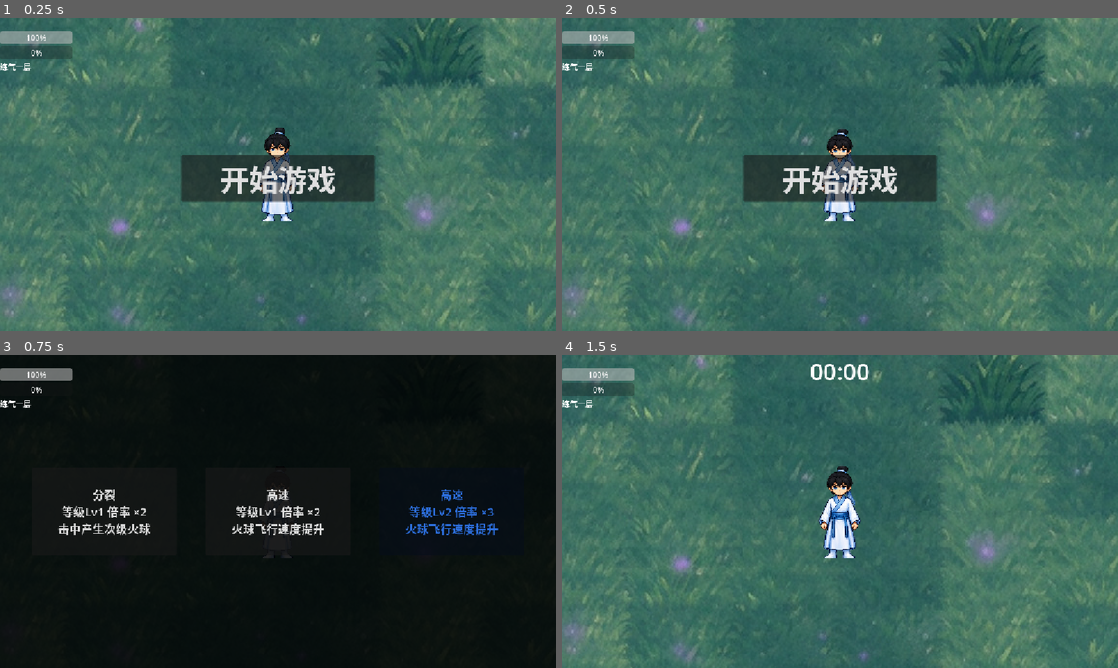
Above: before the commit, frames 1-4 (two rows, left to right).
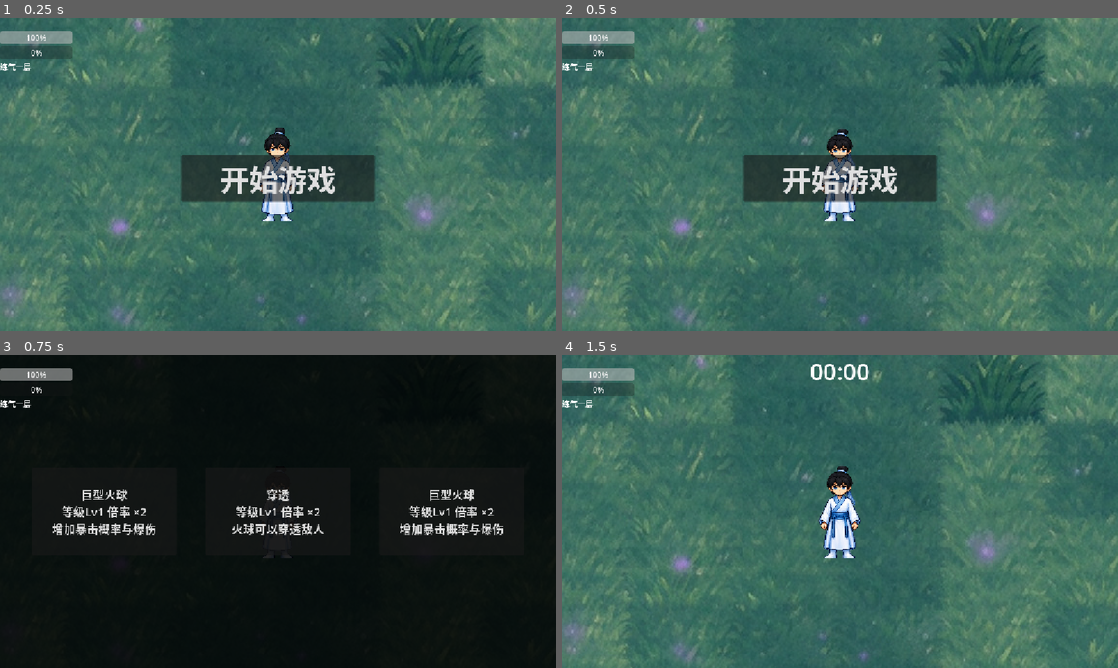
Above: after the commit, the same moments.

Repository: 13645264864/lingjiechuanshuo
Game: Godot game, scene res://main.tscn
Two runs of this game, one before a commit and one after it. Both use one fixed random seed, a clock stepped at 60 frames per second and the inputs below.
Inputs (mouse positions are in pixels of both pictures, inside the frame that each line leads up to):
- Up to frame 1 (0.25 s): no input
- Up to frame 2 (0.5 s): no input
- Up to frame 3 (0.75 s): click "开始游戏" at 0.5 s
- Up to frame 4 (1.5 s): click (667, 511) at 1.25 s, where only the run before the commit has a clickable "分裂 等级Lv1 倍率 ×2 击中产生次级火球"

Frames 1-2 are identical in both runs. In frame 3, 2.0% of the frame differs, in the area x 9-91%, y 42-58%; in frame 4, nothing differs.
Error before the commit: Invalid access of index '4' on a base object of type: 'Array'. (res://game_manager.gd:190)

Commit message:
Apply selected buffs to fireballs

Diff:
--- a/fireball.gd
+++ b/fireball.gd
@@ -7,7 +7,7 @@
 var spawn_pos: Vector2
 @onready var anim = $AnimatedSprite2D
 # Buff变量
-var max_penetrate: int = 0
+var max_penetrate: int = 1
 var penetrate_count: int = 0
 var hit_enemy_list: Array = []
 var enable_split: bool = false
@@ -29,7 +29,7 @@
 	hit_enemy_list.clear()
 	penetrate_count = 0
 	# 重置buff相关变量，每次生成火球清空
-	max_penetrate = 0
+	max_penetrate = 1
 	enable_split = false
 	split_count = 0
 	enable_huge = false
@@ -53,69 +53,18 @@
 	if gm == null:
 		print("找不到GameManager")
 		return
-	var speed_mod = 1.0
-	var scale_mod = 1.0
-	# 强制重置标记，清除上一个火球残留buff状态
-	enable_split = false
-	enable_huge = false
-	max_penetrate = 0
-
-	for buff_type in gm.player_buffs:
-		var buff = gm.player_buffs[buff_type]
-		var q_mult = buff.mult
-		var q_idx = 0
-		match q_mult:
-			2: q_idx = 0
-			3: q_idx = 1
-			6: q_idx = 2
-			10: q_idx = 3
-
-		match buff_type:
-			0: #分裂 BuffType.SPLIT
-				if not is_secondary:
-					enable_split = true
-					var base = 2
-					match q_idx:
-						0: split_count = base
-						1: split_count = int(base *1.5)
-						2: split_count = int(base *1.5 *2)
-						3: split_count = int(base *1.5 *2 *2)
-					print("✅分裂buff加载成功，数量：",split_count)
-
-			1: #高速 BuffType.SPEED
-				var base_speed = 1.6
-				match q_idx:
-					0: speed_mod *= base_speed
-					1: speed_mod *= base_speed *1.5
-					2: speed_mod *= base_speed *3
-					3: speed_mod *= base_speed *6
-
-			2: #穿透 BuffType.PENETRATE
-				var base_p = 3
-				match q_idx:
-					0: max_penetrate = base_p
-					1: max_penetrate = int(base_p *1.5)
-					2: max_penetrate = int(base_p *3)
-					3: max_penetrate = int(base_p *6)
-
-			3: #巨型暴击 BuffType.BIG_FIRE
-				enable_huge = true
-				scale_mod = 1.8
-				match q_idx:
-					0:
-						crit_rate = 0.05
-						crit_mult = 2.05
-					1:
-						crit_rate = 0.10
-						crit_mult = 2.10
-					2:
-						crit_rate = 0.20
-						crit_mult = 2.20
-					3:
-						crit_rate = 0.40
-						crit_mult = 2.40
-	speed *= speed_mod
-	pending_scale_mod = scale_mod
+	var config:Dictionary = gm.get_fireball_config()
+	max_penetrate = int(config.penetrate_count)
+	if not is_secondary:
+		split_count = int(config.split_count)
+		enable_split = split_count > 0
+	enable_huge = bool(config.enable_huge)
+	crit_rate = float(config.crit_rate)
+	crit_mult = float(config.crit_mult)
+	speed *= float(config.speed_mult)
+	pending_scale_mod = float(config.scale_mult)
+	print("火球加载技能：速度×", config.speed_mult, "穿透", max_penetrate,
+		"分裂", split_count, "巨型", enable_huge)
 
 func _physics_process(delta):
 	global_position += dir * speed * delta
--- a/game_manager.gd
+++ b/game_manager.gd
@@ -66,6 +66,54 @@
 	print("==== 汇总完成：",stat,"\n")
 	return stat
 
+# 火球生成时读取的最终属性。所有技能效果在这里统一计算，避免
+# 火球脚本和选技能逻辑各自维护一套倍率。
+func get_fireball_config() -> Dictionary:
+	var config = {
+		"speed_mult": 1.0,
+		"penetrate_count": 1,
+		"split_count": 0,
+		"enable_huge": false,
+		"crit_rate": 0.05,
+		"crit_mult": 2.05,
+		"scale_mult": 1.0
+	}
+
+	for buff_type in player_buffs:
+		var buff:Dictionary = player_buffs[buff_type]
+		var q_mult:int = int(buff.get("mult", 2))
+		match int(buff_type):
+			BuffType.SPLIT:
+				var split_level := _quality_index(q_mult)
+				var split_values = [2, 3, 6, 12]
+				config.split_count = split_values[split_level]
+			BuffType.SPEED:
+				var speed_level := _quality_index(q_mult)
+				var speed_values = [1.6, 2.4, 4.8, 9.6]
+				config.speed_mult = speed_values[speed_level]
+			BuffType.PENETRATE:
+				var penetrate_level := _quality_index(q_mult)
+				var penetrate_values = [3, 5, 9, 18]
+				config.penetrate_count = penetrate_values[penetrate_level]
+			BuffType.BIG_FIRE:
+				var crit_level := _quality_index(q_mult)
+				var crit_rates = [0.05, 0.10, 0.20, 0.40]
+				var crit_multipliers = [2.05, 2.10, 2.20, 2.40]
+				config.enable_huge = true
+				config.scale_mult = 1.8
+				config.crit_rate = crit_rates[crit_level]
+				config.crit_mult = crit_multipliers[crit_level]
+
+	return config
+
+func _quality_index(q_mult:int) -> int:
+	match q_mult:
+		2: return 0
+		3: return 1
+		6: return 2
+		10: return 3
+	return 0
+
 func _ready():
 	rng.randomize()
 	canvas = CanvasLayer.new()
@@ -186,7 +234,7 @@
 		print("所有buff已满级，无可用buff")
 		return null
 
-	var picked_index = rng.randi_range(0, available_types.size())
+	var picked_index = rng.randi_range(0, available_types.size() - 1)
 	var picked_type = available_types[picked_index]
 	print("picked_type = ", picked_type)
 
@@ -203,7 +251,7 @@
 	if total_weight <= 0:
 		return null
 
-	var roll = rng.randi_range(0, total_weight)
+	var roll = rng.randi_range(0, total_weight - 1)
 	var sum =0
 	var selected_q
 	for q in available_quality:
@@ -211,6 +259,8 @@
 		if roll < sum:
 			selected_q = q
 			break
+	if selected_q == null:
+		selected_q = available_quality.back()
 
 	if picked_type <0 or picked_type >= buff_base.size():
 		print("ERROR picked_type越界！值：",picked_type)
